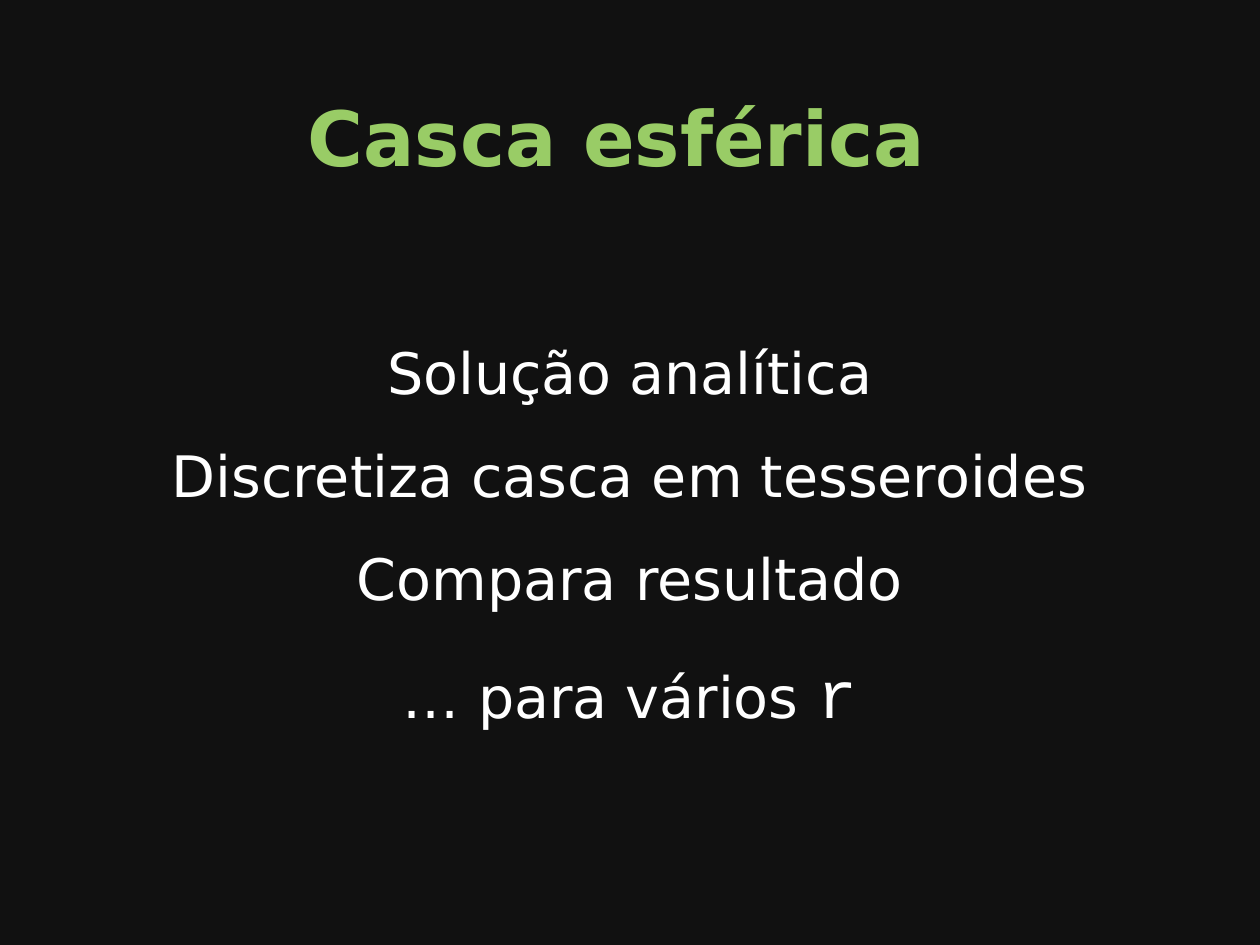
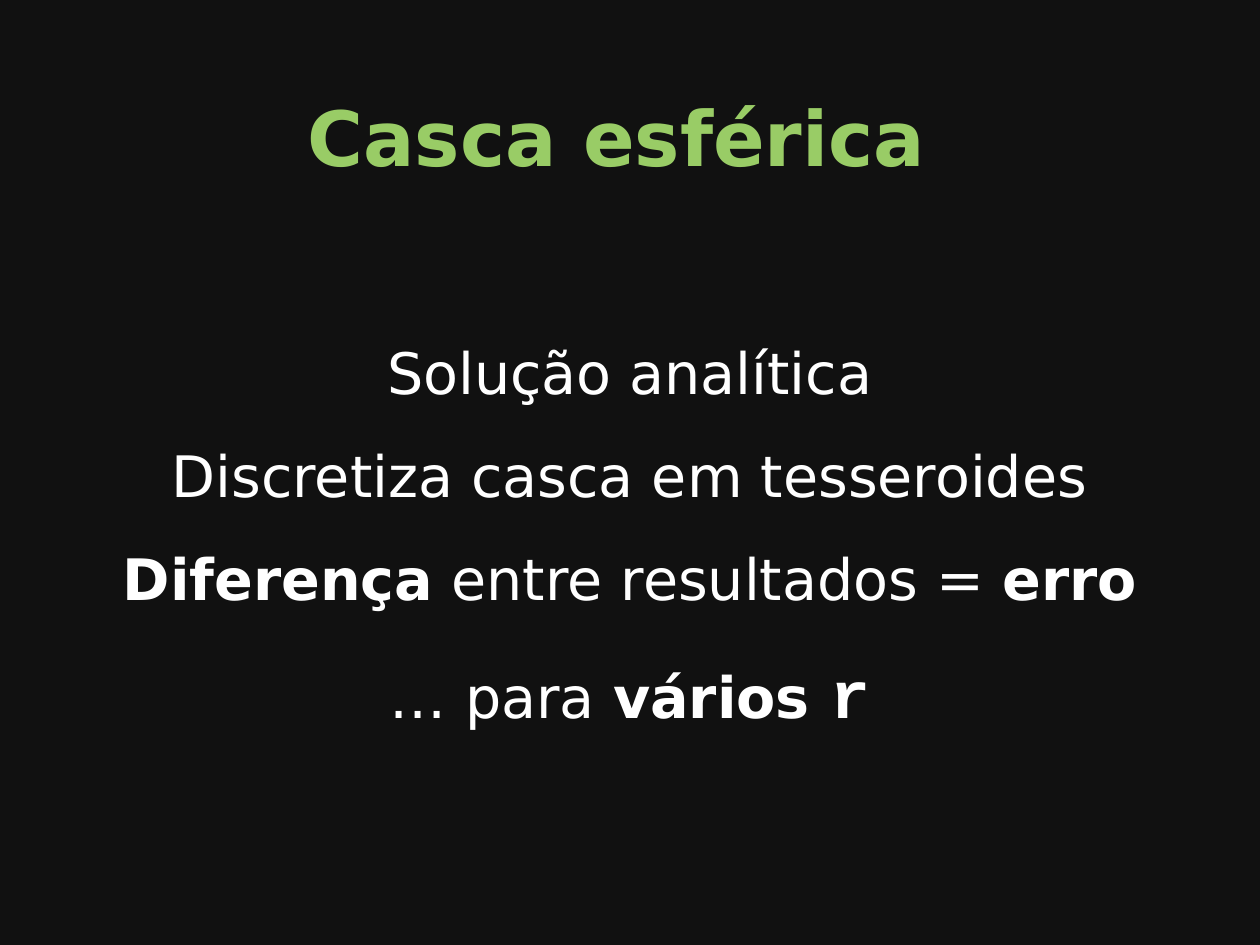
Before and after one commit to leouieda/seminario-on-2014, a slide deck: slide 29 of slides.odp (slide 23 before the commit). Drawn at 1260x945 pixels with LibreOffice and Linux fonts; fonts in the diff are those of the drawing. Boxes give left, top, right and bottom in pixels: in the first picture for what was removed or moved away, otherwise in the second. Text is boxed around its words. In the diff, an @@ line names an element or a change of style, - is before the commit and + after.

```diff
--- a/slides.odp
+++ b/slides.odp
@@ text at [123, 556, 1137, 611]: text changed @@
-Compara resultado
+Diferença entre resultados = erro
@@ text at [465, 672, 870, 729]: bold on in "vários r" @@
```
Also in this commit, not shown: 17 other slides changed, 14 slides added, 4 slides removed, 2 other files.
